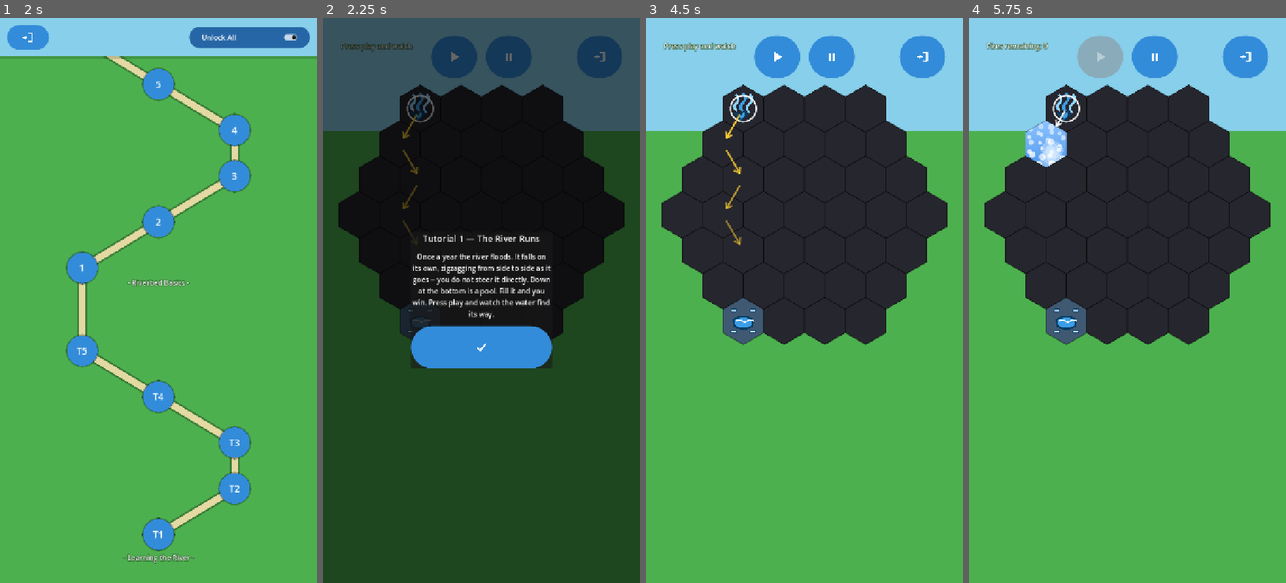
Above: before the commit, frames 1-4 (left to right).
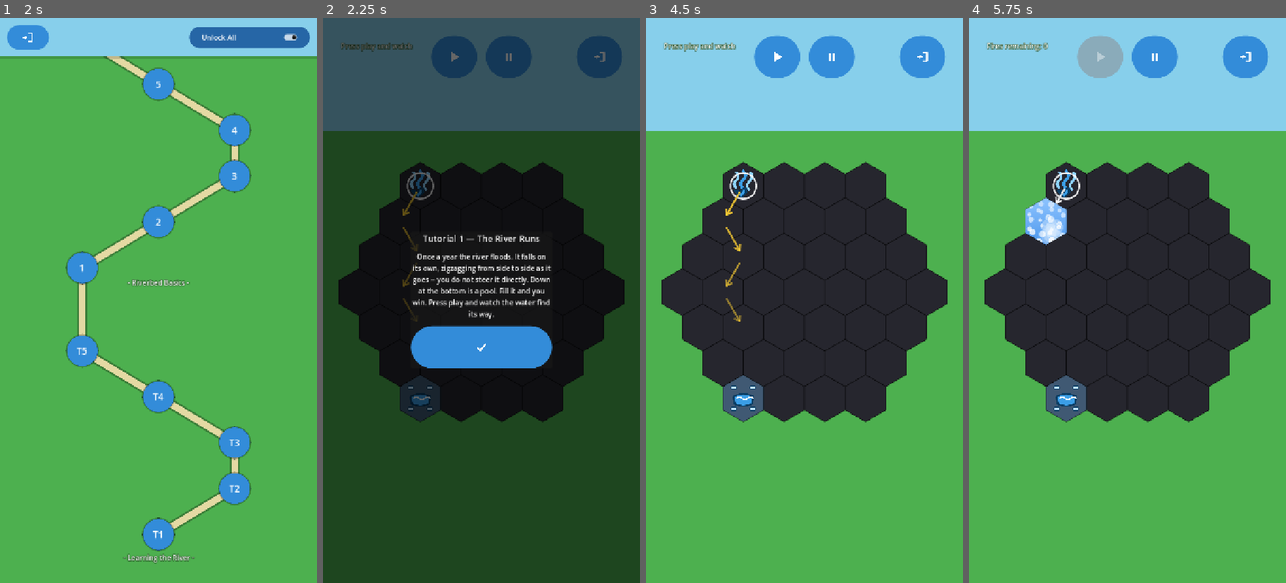
Above: after the commit, the same moments.

Repository: jitternoise/sunny_balcony
Game: Godot game, scene res://scenes/MainMenu.tscn
Same seed, same stepped clock (60 frames per second), same inputs: the game is played once before the commit and once after it.
Inputs (mouse positions are in pixels of both pictures, inside the frame that each line leads up to):
- Up to frame 1 (2 s): click "New Game" at 0.5 s; click "Slot 1 (new game)" at 1.25 s
- Up to frame 2 (2.25 s): click "T1" at 2 s
- Up to frame 3 (4.5 s): click (775, 57) at 2.75 s; click (775, 57) at 3.5 s; click (804, 345) at 4.25 s
- Up to frame 4 (5.75 s): click (1098, 57) at 5 s

Frame 1 is identical in both runs. In frame 2, 21% of the frame differs, in the area x 4-96%, y 11-72%; in frame 3, 25%; in frame 4, 25%.

Commit message:
Centre a grid that fits on screen
Handheld-audit finding 18. _fit_hex_layout() pinned every grid to
GRID_TOP_MARGIN_PX, so a radius-3 or -4 board -- 53 of 100 levels and all
five tutorials -- sat under the HUD with the lower half of the screen empty
grass. When the grid is shorter than the band between the HUD and the
inventory bar, half the slack is now added to top_position_y. A grid taller
than the band is unchanged: pinned at the top and scrolled by the player.

Measured at 720x1280: tutorial 1 175 px above / 175 below, level 1 178/178,
flat level 55 108.2/108.2, and 91/91 inside a simulated cutout + gesture-bar
band. Level 22 stays at 152. BoardSnapshots split exactly as expected: the
four overflowing boards are byte-identical, the six that fit moved.

VerifySafeArea asserted "board top sits at GRID_TOP_MARGIN_PX" and kept
passing -- true only of a pinned board, which under headless's square
viewport is every board. It now states the real rule, and
VerifyBoardCentring is a new display test for the centred case that refuses
to run at any viewport but 720x1280.

Co-Authored-By: Claude Opus 5 <noreply@anthropic.com>

Diff:
--- a/game/scripts/gameplay/HexBoard.gd
+++ b/game/scripts/gameplay/HexBoard.gd
@@ -764,10 +764,11 @@
 
 ## Solves for the tile size (Hex.SIZE) that makes this level's grid exactly
 ## GRID_WIDTH_FRACTION of the viewport's width, then positions this node
-## (self.position) so the grid's top-left bounding corner lands at the
-## centred side margin, GRID_TOP_MARGIN_PX down. Also computes
-## max_scroll_down so Level.gd knows how far the player can drag the grid
-## up to see its bottom, for grids taller than one screen.
+## (self.position) so the grid sits centred between the side margins and
+## vertically centred in the band between the HUD and the inventory bar --
+## or, for a grid taller than that band, GRID_TOP_MARGIN_PX down with
+## max_scroll_down telling Level.gd how far the player can drag it up to
+## see its bottom.
 func _fit_hex_layout() -> void:
 	var viewport_size := _viewport_size()
 
@@ -824,11 +825,21 @@
 	var top_margin: float = safe.y + GRID_TOP_MARGIN_PX
 
 	position.x = left_margin - grid_left
-	top_position_y = top_margin - grid_top
-	position.y = top_position_y
-
+
+	# The band the grid can occupy: below the HUD's top row, above the
+	# inventory bar, inside any cutout or gesture-bar inset.
 	var available_height: float = viewport_size.y - top_margin - BOTTOM_UI_RESERVED_PX - safe.w
 	max_scroll_down = maxf(0.0, grid_height - available_height)
+
+	# A grid that fits is centred in that band rather than pinned to its
+	# top. Pinned, a radius-3 tutorial board sat under the HUD with the
+	# lower half of the screen empty grass, which read as a layout bug (and
+	# was filed as one -- handheld-audit.md #18). A grid taller than the
+	# band still starts at the top, since the player scrolls it up to see
+	# the rest and the top is where the water starts.
+	var slack: float = maxf(0.0, available_height - grid_height)
+	top_position_y = top_margin - grid_top + slack / 2.0
+	position.y = top_position_y
 
 
 func in_playable_area(coord: Vector2i) -> bool:
--- /dev/null
+++ b/game/tests/VerifyBoardCentring.gd
@@ -0,0 +1,97 @@
+extends Node
+
+## A grid that fits on screen is centred in the band between the HUD and
+## the inventory bar; one that does not is pinned to the top of that band
+## and scrolls. Checked at the real portrait viewport, because the whole
+## question is about vertical SIZE and --headless reports a square
+## 1280x1280 where every board overflows and nothing is ever centred.
+##
+##   xvfb-run -a --server-args="-screen 0 720x1280x24" \
+##     godot --resolution 720x1280 res://tests/VerifyBoardCentring.tscn
+##
+## Uses no save slot.
+
+var _failures := 0
+
+
+func _check(cond: bool, what: String) -> void:
+	if cond:
+		print("  ok   ", what)
+	else:
+		_failures += 1
+		printerr("  FAIL ", what)
+
+
+func _open(path: String) -> Node:
+	GameState.pending_level_path = path
+	var level: Node = load("res://scenes/Level.tscn").instantiate()
+	add_child(level)
+	for i in range(6):
+		await get_tree().process_frame
+	return level
+
+
+## The vertical band a board may occupy, in viewport coordinates.
+func _band(board, inset_top: float, inset_bottom: float) -> Vector2:
+	var vp: Vector2 = get_viewport().get_visible_rect().size
+	var top: float = inset_top + board.GRID_TOP_MARGIN_PX
+	var bottom: float = vp.y - board.BOTTOM_UI_RESERVED_PX - inset_bottom
+	return Vector2(top, bottom)
+
+
+func _ready() -> void:
+	var vp: Vector2 = get_viewport().get_visible_rect().size
+	print("viewport %s" % vp)
+	_check(int(vp.x) == 720 and int(vp.y) == 1280,
+		"running at the real portrait viewport (this test is meaningless headless)")
+	OS.set_environment(SafeArea.SIMULATE_ENV, "")
+
+	print("A grid that fits is centred in the band")
+	for spec in [
+		{"path": "res://data/levels/tutorial_1.tres", "label": "tutorial 1 (radius 3)"},
+		{"path": "res://data/levels/level_001.tres", "label": "level 1 (radius 4)"},
+		{"path": "res://data/levels/level_055.tres", "label": "level 55 (flat, radius 4)"},
+	]:
+		var level := await _open(spec["path"])
+		var board = level.get_node("Board")
+		var band := _band(board, 0.0, 0.0)
+		var top: float = board.position.y + board.grid_bounds.position.y
+		var bottom: float = board.position.y + board.grid_bounds.end.y
+		_check(board.max_scroll_down == 0.0, "%s fits without scrolling" % spec["label"])
+		var above: float = top - band.x
+		var below: float = band.y - bottom
+		_check(above >= -0.5, "%s does not rise above the HUD (%.1f)" % [spec["label"], above])
+		_check(absf(above - below) <= 1.0,
+			"%s is centred: %.1f above, %.1f below" % [spec["label"], above, below])
+		level.free()
+
+	print("A grid that overflows is pinned to the top and scrolls")
+	var tall := await _open("res://data/levels/level_022.tres")
+	var tall_board = tall.get_node("Board")
+	var tall_band := _band(tall_board, 0.0, 0.0)
+	var tall_top: float = tall_board.position.y + tall_board.grid_bounds.position.y
+	_check(tall_board.max_scroll_down > 0.0, "level 22 needs to scroll")
+	_check(absf(tall_top - tall_band.x) <= 0.5,
+		"level 22 starts at the top of the band (%.1f vs %.1f)" % [tall_top, tall_band.x])
+	tall.free()
+
+	print("Centring respects a cutout and a gesture bar")
+	OS.set_environment(SafeArea.SIMULATE_ENV, "0,96,0,72")
+	var inset := await _open("res://data/levels/tutorial_1.tres")
+	var inset_board = inset.get_node("Board")
+	var inset_band := _band(inset_board, 96.0, 72.0)
+	var i_top: float = inset_board.position.y + inset_board.grid_bounds.position.y
+	var i_bottom: float = inset_board.position.y + inset_board.grid_bounds.end.y
+	var i_above: float = i_top - inset_band.x
+	var i_below: float = inset_band.y - i_bottom
+	_check(i_above >= -0.5, "inset board clears the cutout")
+	_check(absf(i_above - i_below) <= 1.0,
+		"inset board is centred in the INSET band: %.1f above, %.1f below" % [i_above, i_below])
+	inset.free()
+	OS.set_environment(SafeArea.SIMULATE_ENV, "")
+
+	if _failures == 0:
+		print("BOARD CENTRING PASS")
+	else:
+		printerr("BOARD CENTRING FAIL: %d failure(s)" % _failures)
+	get_tree().quit(1 if _failures > 0 else 0)
--- /dev/null
+++ b/game/tests/VerifyBoardCentring.tscn
@@ -0,0 +1,6 @@
+[gd_scene load_steps=2 format=3]
+
+[ext_resource type="Script" path="res://tests/VerifyBoardCentring.gd" id="1"]
+
+[node name="VerifyBoardCentring" type="Node"]
+script = ExtResource("1")
--- a/game/tests/VerifySafeArea.gd
+++ b/game/tests/VerifySafeArea.gd
@@ -66,8 +66,15 @@
 	_check(Vector4(hud.offset_left, hud.offset_top, hud.offset_right, hud.offset_bottom) == Vector4.ZERO,
 			"level HUD fills the viewport")
 	var board = level.get_node("Board")
-	_about(board.top_position_y + board.grid_bounds.position.y, board.GRID_TOP_MARGIN_PX,
-			"board top sits at GRID_TOP_MARGIN_PX")
+	# A grid taller than the band is pinned at GRID_TOP_MARGIN_PX; one that
+	# fits is centred below it. Either way it never rises above the margin.
+	# (Headless reports a square viewport, so every board overflows here
+	# and the pinned case is the one exercised -- VerifyBoardCentring covers
+	# the centred case at the real 720x1280.)
+	var board_top: float = board.top_position_y + board.grid_bounds.position.y
+	_check(board_top >= board.GRID_TOP_MARGIN_PX - 0.5, "board top never rises above GRID_TOP_MARGIN_PX")
+	if board.max_scroll_down > 0.0:
+		_about(board_top, board.GRID_TOP_MARGIN_PX, "an overflowing board is pinned at GRID_TOP_MARGIN_PX")
 	level.free()
 
 	var select := await _open_scene("res://scenes/LevelSelect.tscn")
@@ -95,7 +102,7 @@
 
 	var board = level.get_node("Board")
 	var viewport_size: Vector2 = get_viewport().get_visible_rect().size
-	_about(board.top_position_y + board.grid_bounds.position.y, 96.0 + board.GRID_TOP_MARGIN_PX,
+	_check(board.top_position_y + board.grid_bounds.position.y >= 96.0 + board.GRID_TOP_MARGIN_PX - 0.5,
 			"board top clears the cutout")
 	var grid_bottom: float = board.top_position_y + board.grid_bounds.end.y
 	var visible_bottom: float = viewport_size.y - 72.0 - board.BOTTOM_UI_RESERVED_PX
Not shown, changed: CLAUDE.md
Not shown, changed: dev-progress.md
Not shown, changed: handheld-audit.md
